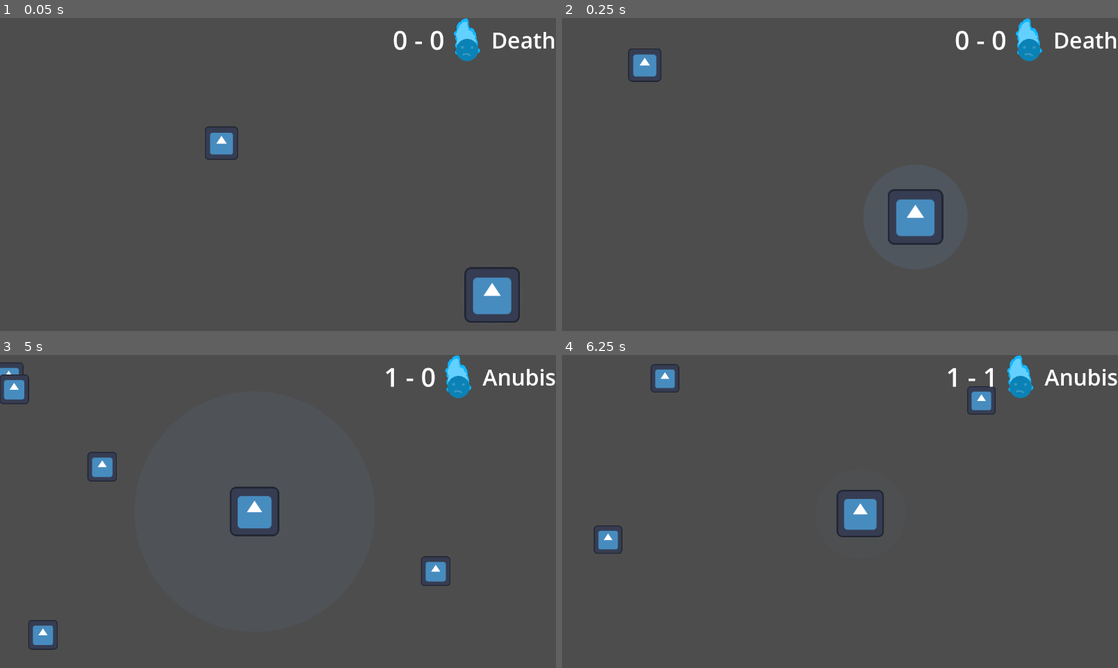
Above: before the commit, frames 1-4 (two rows, left to right).
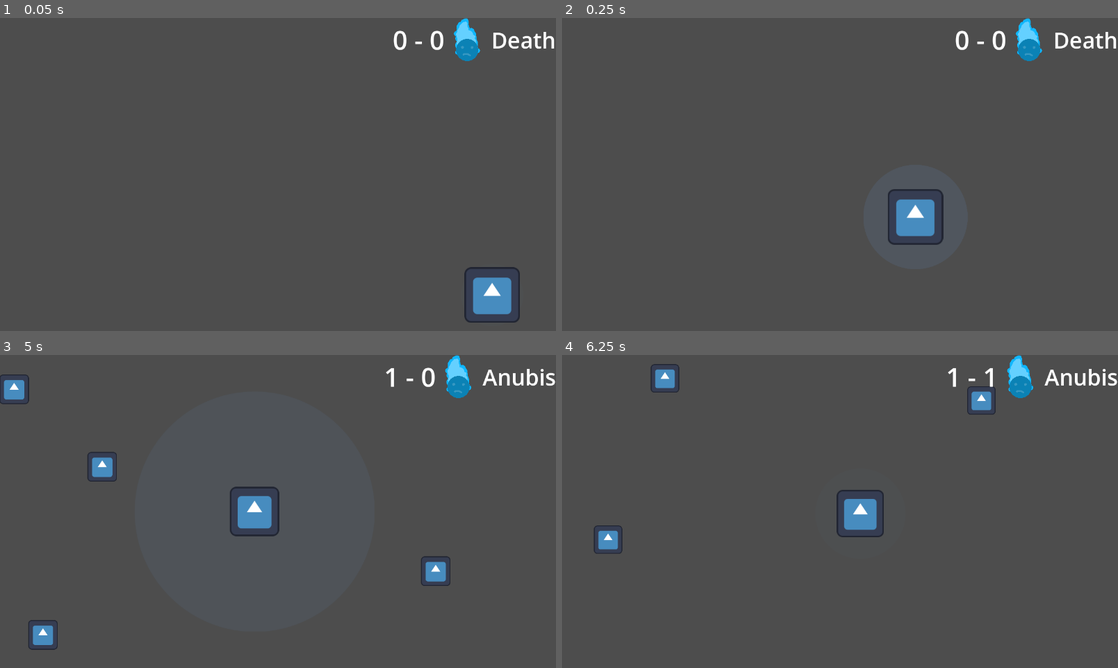
Above: after the commit, the same moments.

Repository: dkristia/Soul-Harvester
Game: Godot game, scene res://Scenes/Game/game.tscn
The game is run twice, just before and just after one commit, with the same random seed, the same clock (stepped at 60 frames per second) and the same inputs. The engine's default icon, where the game draws it, is replaced by a stand-in: a white triangle on a blue panel in a dark square.
Inputs (mouse positions are in pixels of both pictures, inside the frame that each line leads up to):
- Up to frame 1 (0.05 s): no input
- Up to frame 2 (0.25 s): no input
- Up to frame 3 (5 s): tap Enter (ui_accept) at 0.5, 0.77, 1.52, 3.02, 3.77, 4.52 s; move the mouse to (400, 495) at 0.52 s; hold D (right) 0.53-1.28 s; tap Mouse wheel up (zoomin) at 0.6, 2.1, 3.6 s; move the mouse to (166, 527) at 1.27 s; hold S (down) 1.28-2.03 s; tap Mouse wheel down (zoomout) at 1.35, 2.85, 4.35 s; move the mouse to (333, 442) at 2.02 s; hold D (right) 2.03-2.78 s; move the mouse to (250, 574) at 2.77 s; hold W (up) 2.78-3.53 s; move the mouse to (444, 558) at 3.52 s; hold A (left) from 3.53 s (still down); tap F2 (Anubis) at 4.15 s; move the mouse to (111, 464) at 4.27 s
- Up to frame 4 (6.25 s): move the mouse to (867, 511) at 5.02 s; release A (left) at 5.03 s; hold S (down) 5.03-5.78 s; tap Mouse wheel up (zoomin) at 5.1 s; move the mouse to (756, 433) at 5.77 s; hold D (right) from 5.78 s (still down); tap Mouse wheel down (zoomout) at 5.85 s; tap Enter (ui_accept) at 6.02 s

The runs differ from the first frame. In frame 1, 0.4% of the frame differs, in the area x 36-43%, y 34-46%; in frame 2, 0.4%, in the area x 11-18%, y 9-21%; in frame 3, less than 0.1%; in frame 4, nothing differs.

Commit message:
anubis 2

Diff:
--- /dev/null
+++ b/Scenes/Anubis/anubis2.gd
@@ -0,0 +1,12 @@
+extends Node2D
+
+
+
+func _process(delta):
+	if Input.is_action_just_pressed("up"):
+		$Good.mass += 0.1
+		$Good.position.y += 0.01
+
+	if Input.is_action_just_pressed("down"):
+		$Bad.mass += 0.1
+		$Bad.position.y += 0.01
--- /dev/null
+++ b/Scenes/Anubis/anubis2.tscn
@@ -0,0 +1,104 @@
+[gd_scene load_steps=6 format=3 uid="uid://b1fxom4ab1fd3"]
+
+[ext_resource type="Script" path="res://Scenes/Anubis/anubis2.gd" id="1_2l6qc"]
+[ext_resource type="Texture2D" uid="uid://t7n25g7bmk2k" path="res://icon.svg" id="1_cwhth"]
+
+[sub_resource type="RectangleShape2D" id="RectangleShape2D_485iq"]
+size = Vector2(77.8571, 20)
+
+[sub_resource type="RectangleShape2D" id="RectangleShape2D_c2quw"]
+size = Vector2(623.375, 17.75)
+
+[sub_resource type="CircleShape2D" id="CircleShape2D_civet"]
+
+[node name="Node2D" type="Node2D"]
+script = ExtResource("1_2l6qc")
+
+[node name="Good" type="RigidBody2D" parent="."]
+position = Vector2(390, 450)
+collision_layer = 2
+collision_mask = 2
+lock_rotation = true
+
+[node name="CollisionShape2D" type="CollisionShape2D" parent="Good"]
+scale = Vector2(0.960001, 3.64)
+shape = SubResource("RectangleShape2D_485iq")
+
+[node name="Sprite2D" type="Sprite2D" parent="Good"]
+scale = Vector2(0.56, 0.56)
+texture = ExtResource("1_cwhth")
+
+[node name="PinJoint2D2" type="PinJoint2D" parent="."]
+position = Vector2(390, 260)
+node_a = NodePath("../Stick4")
+node_b = NodePath("../Stick")
+
+[node name="Bad" type="RigidBody2D" parent="."]
+position = Vector2(990, 450)
+collision_layer = 2
+collision_mask = 2
+lock_rotation = true
+
+[node name="CollisionShape2D" type="CollisionShape2D" parent="Bad"]
+scale = Vector2(0.960002, 3.64)
+shape = SubResource("RectangleShape2D_485iq")
+
+[node name="Sprite2D" type="Sprite2D" parent="Bad"]
+scale = Vector2(0.56, 0.56)
+texture = ExtResource("1_cwhth")
+
+[node name="PinJoint2D3" type="PinJoint2D" parent="."]
+position = Vector2(990, 260)
+node_a = NodePath("../Stick3")
+node_b = NodePath("../Stick")
+
+[node name="Stick" type="RigidBody2D" parent="."]
+position = Vector2(690, 260)
+
+[node name="CollisionShape2D" type="CollisionShape2D" parent="Stick"]
+shape = SubResource("RectangleShape2D_c2quw")
+
+[node name="Sprite2D" type="Sprite2D" parent="Stick"]
+scale = Vector2(4.87689, 0.16348)
+texture = ExtResource("1_cwhth")
+
+[node name="StaticBody2D" type="StaticBody2D" parent="."]
+position = Vector2(690, 260)
+collision_layer = 8
+collision_mask = 8
+
+[node name="CollisionShape2D" type="CollisionShape2D" parent="StaticBody2D"]
+shape = SubResource("CircleShape2D_civet")
+
+[node name="PinJoint2D" type="PinJoint2D" parent="."]
+position = Vector2(690, 260)
+node_a = NodePath("../Stick")
+node_b = NodePath("../StaticBody2D")
+
+[node name="Stick3" type="RigidBody2D" parent="."]
+position = Vector2(990, 500)
+collision_layer = 2
+collision_mask = 2
+lock_rotation = true
+
+[node name="CollisionShape2D" type="CollisionShape2D" parent="Stick3"]
+scale = Vector2(0.32, 1)
+shape = SubResource("RectangleShape2D_c2quw")
+
+[node name="Sprite2D" type="Sprite2D" parent="Stick3"]
+scale = Vector2(1.55688, 0.16348)
+texture = ExtResource("1_cwhth")
+
+[node name="Stick4" type="RigidBody2D" parent="."]
+position = Vector2(390, 500)
+collision_layer = 2
+collision_mask = 2
+lock_rotation = true
+
+[node name="CollisionShape2D" type="CollisionShape2D" parent="Stick4"]
+scale = Vector2(0.32, 1)
+shape = SubResource("RectangleShape2D_c2quw")
+
+[node name="Sprite2D" type="Sprite2D" parent="Stick4"]
+scale = Vector2(1.55688, 0.16348)
+texture = ExtResource("1_cwhth")
--- a/Scenes/Game/game.tscn
+++ b/Scenes/Game/game.tscn
@@ -1,8 +1,7 @@
-[gd_scene load_steps=5 format=3 uid="uid://wwfow3wd3cb1"]
+[gd_scene load_steps=4 format=3 uid="uid://wwfow3wd3cb1"]
 
 [ext_resource type="Script" path="res://Scenes/Game/game.gd" id="1_f5epg"]
 [ext_resource type="PackedScene" uid="uid://cjb5sf04lvpfr" path="res://Objects/Player/player.tscn" id="1_vj3yr"]
-[ext_resource type="PackedScene" uid="uid://fxcy6ik66bad" path="res://Objects/Soul/soul.tscn" id="2_lndwe"]
 [ext_resource type="PackedScene" uid="uid://dmtf1ngn0r3sk" path="res://Scenes/GUI/GUI.tscn" id="4_a5h50"]
 
 [node name="Game" type="Node2D"]
@@ -10,8 +9,6 @@
 
 [node name="Player" parent="." instance=ExtResource("1_vj3yr")]
 
-[node name="Soul" parent="." instance=ExtResource("2_lndwe")]
-
 [node name="SoulSpawner" type="Timer" parent="."]
 autostart = true
 
